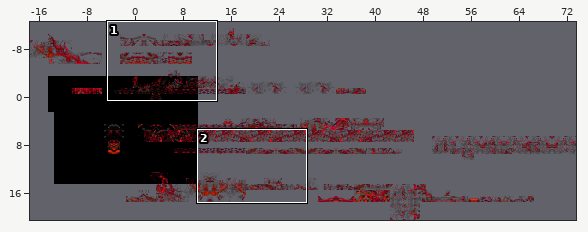
A Tiled map gets an edit: assets/images/bg/Viscera_Map.tmx. Above, an overview of the earlier version with the close-up marked.
Close-up. First the earlier version:
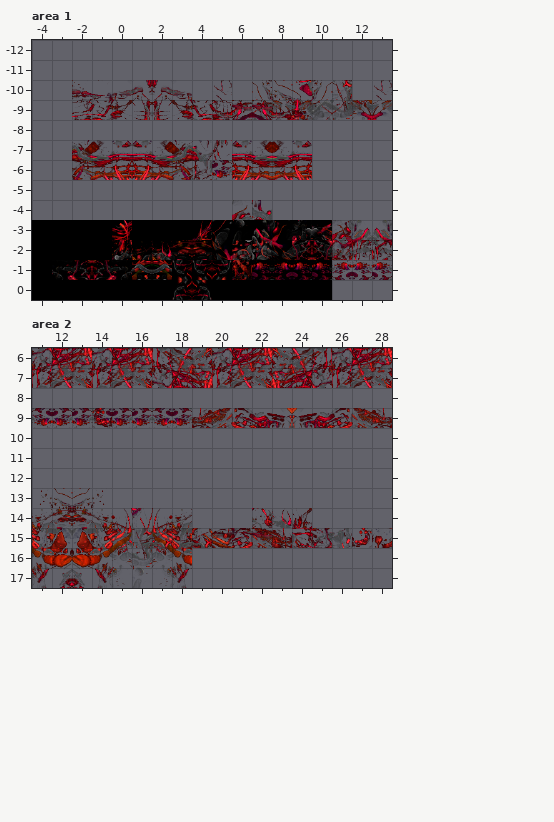
Cells are 32x32 px. Shown: area 1 x -4..13, y -12..0; area 2 x 11..28, y 6..17. The commit also changed other parts of the map, which this record leaves out.
Now the later version:
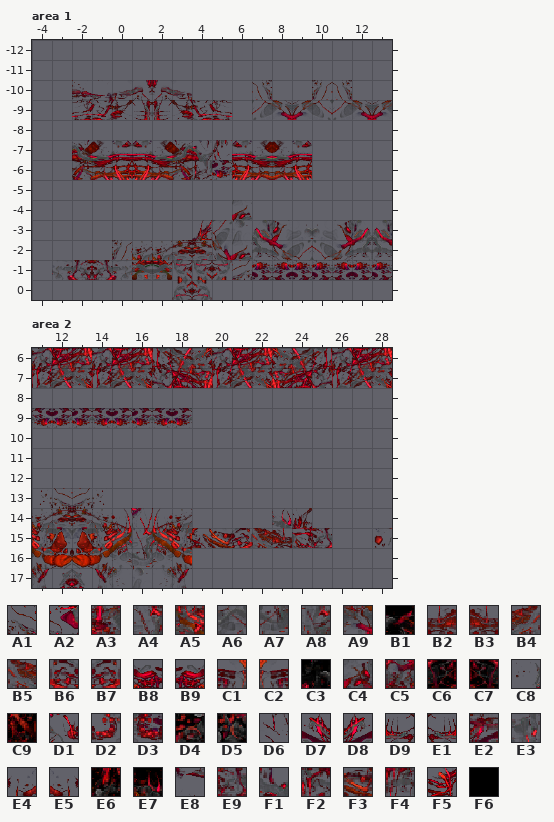
Key: from "Viscera_Red_tileset": A1 104, A2 105, A3 155, A4 201, A5 201 turned 90, A6 250, A7 251, A8 251 turned 90, A9 252, B1 346 turned 90, B2 357, B3 357 flipped left-right, B4 358, B5 358 flipped left-right, B6 359, B7 359 flipped left-right, B8 360, B9 360 flipped left-right, C1 361, C2 361 flipped left-right, C3 396, C4 398 flipped left-right, C5 446, C6 446 flipped on the diagonal, C7 446 turned 90, C8 551, C9 553, D1 602, D2 603, D3 603 flipped left-right, D4 604 turned 270, D5 645, D6 650, D7 655 flipped up-down, D8 655 turned 180, D9 656 flipped up-down, E1 656 turned 180, E2 657 turned 90, E3 670 turned 90, E4 701, E5 701 flipped left-right, E6 704, E7 705, E8 707 turned 90, E9 720 turned 90, F1 755 turned 90, F2 756, F3 757 turned 90, F4 806, F5 852; from "black": F6 0.
__ is an empty cell, .. an unchanged one.
See-through tiles are keyed as they look on the map.
The edit:
--- layer "Tile Layer 1" (now hidden), area 1
@@ x -4..10 @@
- -3 F6 F6 F6 F6 F6 F6 F6 F6 F6 F6 F6 F6 F6 F6 F6
- -2 F6 F6 F6 F6 F6 F6 F6 F6 F6 F6 F6 F6 F6 F6 F6
- -1 F6 F6 F6 F6 F6 F6 F6 F6 F6 F6 F6 F6 F6 F6 F6
-  0 F6 F6 F6 F6 F6 F6 F6 F6 F6 F6 F6 F6 F6 F6 F6
+ -3 __ __ __ __ __ __ __ __ __ __ __ __ __ __ __
+ -2 __ __ __ __ __ __ __ __ __ __ __ __ __ __ __
+ -1 __ __ __ __ __ __ __ __ __ __ __ __ __ __ __
+  0 __ __ __ __ __ __ __ __ __ __ __ __ __ __ __
--- layer "Tile Layer 3" (now hidden), area 1
@@ x 5..13 @@
--10 D6 .. .. A1 A2 .. A4 .. D6
- -9 E1 D8 D7 D9 A3 A6 A7 A9 ..
+-10 __ .. .. __ __ .. __ .. __
+ -9 __ __ __ __ __ __ __ __ ..
@@ x 0..13 @@
- -4 .. .. .. .. .. .. .. F1 .. .. .. .. .. ..
- -3 F5 .. .. .. .. .. .. .. .. C3 B1 C4 .. ..
- -2 E6 .. E7 .. .. .. D4 D5 .. C6 C7 C5 F4 F2
- -1 .. .. .. .. .. .. C9 .. .. .. .. .. .. ..
+ -4 .. .. .. .. .. .. .. __ .. .. .. .. .. ..
+ -3 __ .. .. .. .. .. .. .. .. __ __ __ .. ..
+ -2 __ .. __ .. .. .. __ __ .. __ __ __ __ __
+ -1 .. .. .. .. .. .. __ .. .. .. .. .. .. ..
--- layer "Tile Layer 4" (now hidden), area 1
@@ x 6..7 @@
- -9 E2 E2
+ -9 __ __
--- layer "Tile Layer 3" (now hidden), area 2
@@ x 14..28 @@
- 9 D3 .. .. .. .. B2 B4 B6 B8 C1 C2 B9 B7 B5 B3
+ 9 __ .. .. .. .. __ __ __ __ __ __ __ __ __ __
@@ x 16..28 @@
-14 .. .. .. .. .. .. C8 .. .. .. .. .. ..
-15 A8 A5 A8 A5 F3 E8 E2 E5 .. E9 E3 D2 E4
+14 .. .. .. .. .. .. __ .. .. .. .. .. ..
+15 __ __ __ __ __ __ __ __ .. __ __ __ __
--- layer "Tile Layer 4" (now hidden), area 2
@@ x 22..22 @@
-14 D1
+14 __
Changed places in both close-ups, as pixel boxes (x1, y1, x2, y2):
removed: (212, 80, 392, 120)
removed: (32, 200, 392, 300)
removed: (92, 408, 112, 428)
removed: (192, 408, 392, 428)
removed: (132, 508, 292, 548)
removed: (312, 528, 392, 548)
